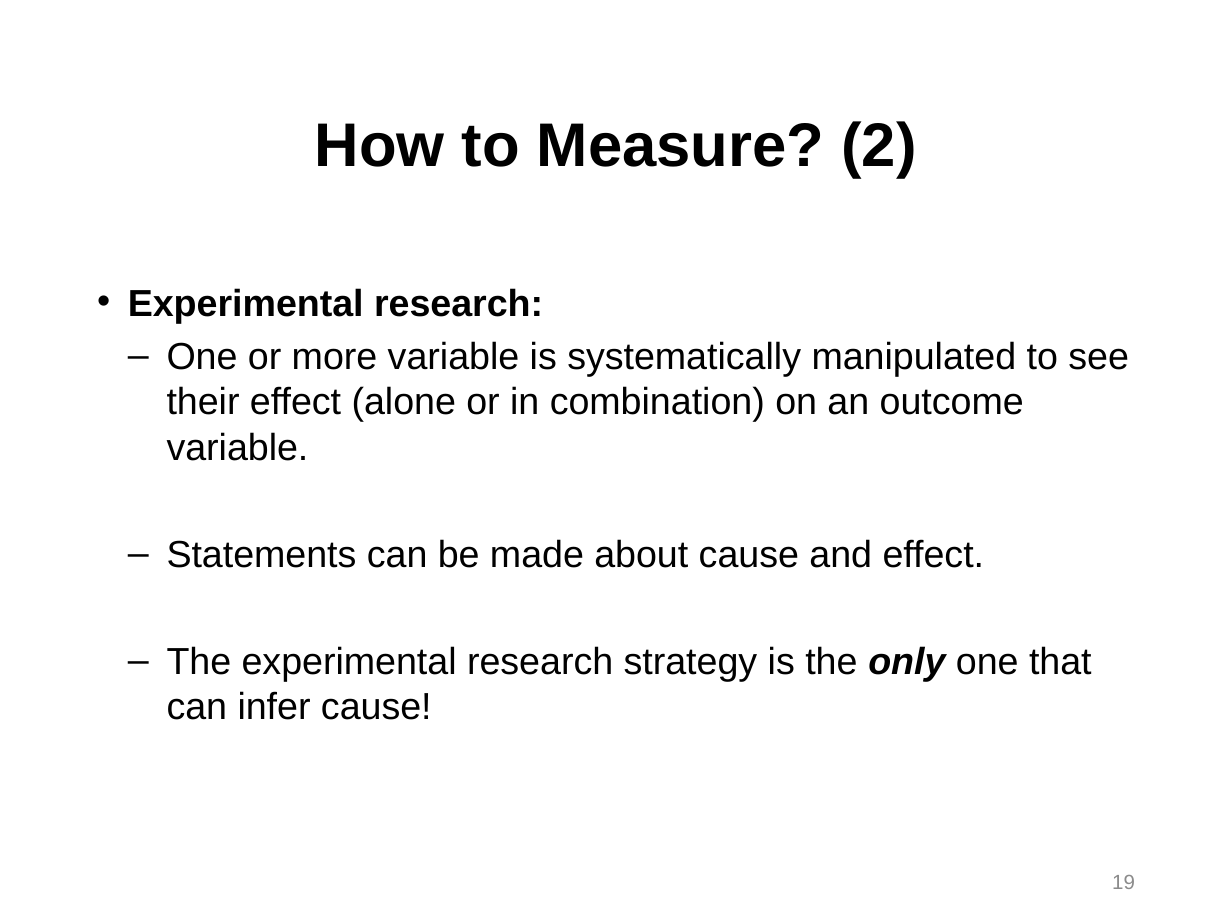
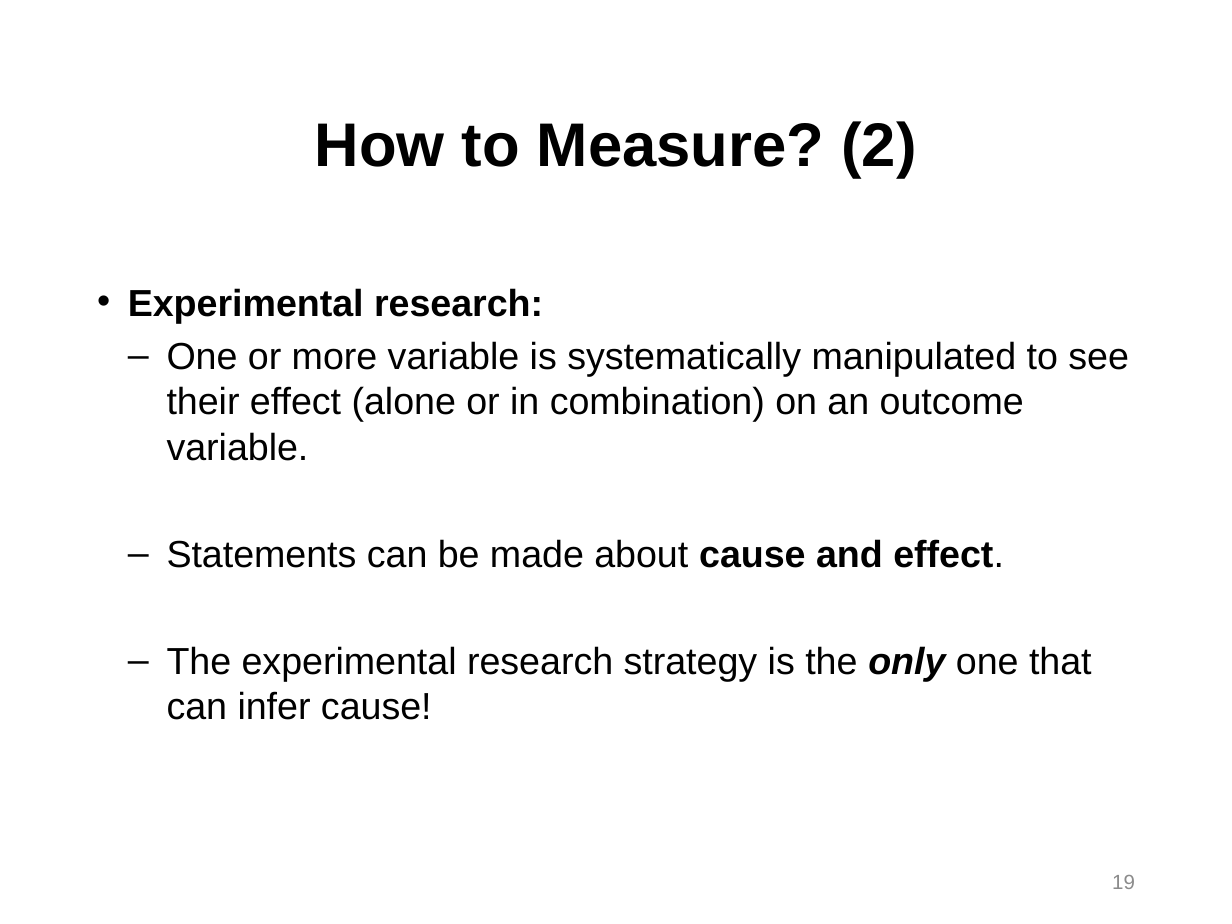
Before and after one commit to npm27/Teaching-Materials, a slide deck: slide 19 of Stats/Slides/1 Chapter 1 Slides.pptx. Drawn at 1232x924 pixels with LibreOffice and Linux fonts; fonts in the diff are those of the drawing. Boxes give left, top, right and bottom in pixels: in the first picture for what was removed or moved away, otherwise in the second. Text is boxed around its words. In the diff, an @@ line names an element or a change of style, - is before the commit and + after.

```diff
--- a/Stats/Slides/1 Chapter 1 Slides.pptx
+++ b/Stats/Slides/1 Chapter 1 Slides.pptx
@@ text at (x1=167, y1=539, x2=1004, y2=568): bold on in "cause and effect." @@
```
Also in this commit, not shown: 3 other slides changed, 2 other files.
